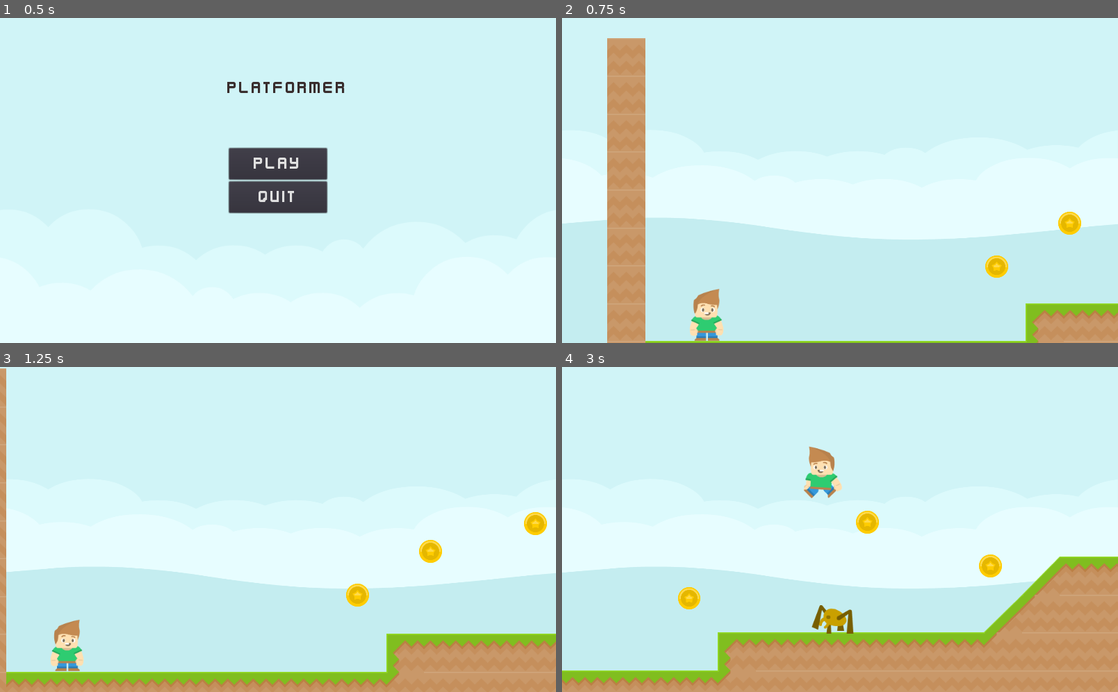
Above: before the commit, frames 1-4 (two rows, left to right).
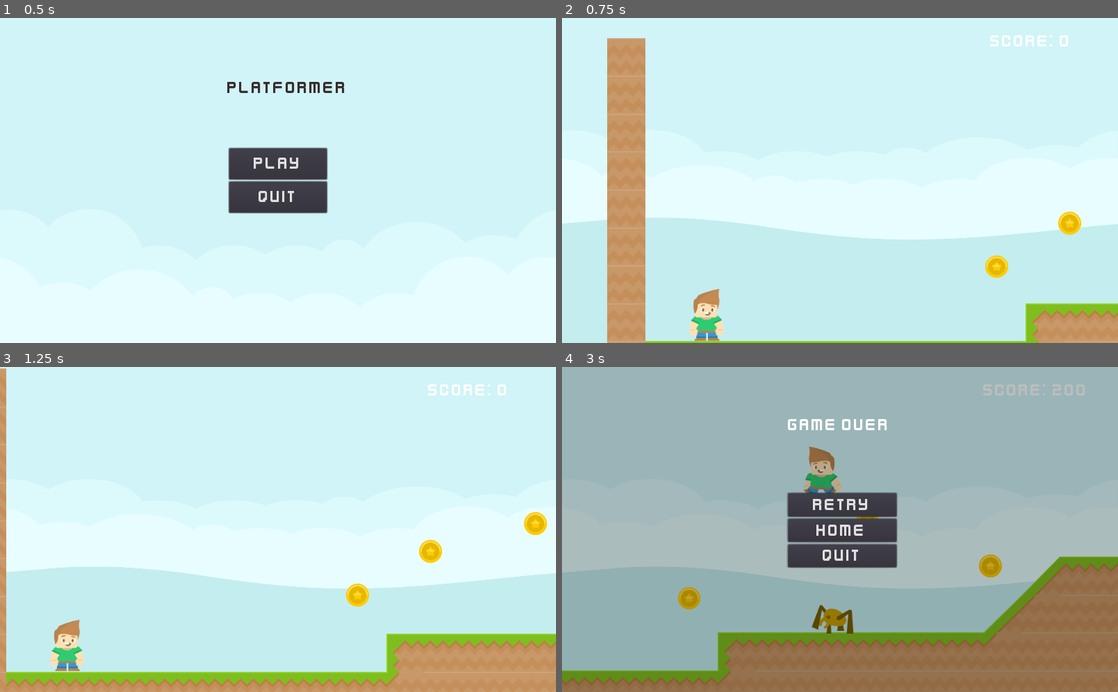
Above: after the commit, the same moments.

Repository: oussama4/platformer
Game: Godot game, scene res://scenes/ui/MainScreen.tscn
The game is run twice, just before and just after one commit, with the same random seed, the same clock (stepped at 60 frames per second) and the same inputs.
Inputs:
- Up to frame 1 (0.5 s): no input
- Up to frame 2 (0.75 s): click "Play" at 0.5 s
- Up to frame 3 (1.25 s): no input
- Up to frame 4 (3 s): hold Up (jump) 1.28-2.03 s; hold Right (move_right) 1.28-2.78 s; tap Up (jump) at 2.1, 2.27, 2.57 s; hold Left (move_left) from 2.78 s (still down); hold Up (jump) from 2.78 s (still down)

Frame 1 is identical in both runs. In frame 2, 0.2% of the frame differs, in the area x 77-91%, y 5-9%; in frame 3, 0.2%; in frame 4, 100%, in the area x 0-100%, y 0-100%.

Commit message:
add level ui and score

Diff:
--- a/project.godot
+++ b/project.godot
@@ -24,6 +24,10 @@
 run/main_scene="res://scenes/ui/MainScreen.tscn"
 config/icon="res://icon.png"
 
+[autoload]
+
+Global="*res://scripts/Global.gd"
+
 [display]
 
 window/stretch/mode="2d"
@@ -46,6 +50,11 @@
 "events": [ Object(InputEventKey,"resource_local_to_scene":false,"resource_name":"","device":0,"alt":false,"shift":false,"control":false,"meta":false,"command":false,"pressed":false,"scancode":16777232,"unicode":0,"echo":false,"script":null)
  ]
 }
+pause={
+"deadzone": 0.5,
+"events": [ Object(InputEventKey,"resource_local_to_scene":false,"resource_name":"","device":0,"alt":false,"shift":false,"control":false,"meta":false,"command":false,"pressed":false,"scancode":16777217,"unicode":0,"echo":false,"script":null)
+ ]
+}
 
 [layer_names]
 
--- a/scenes/Player.tscn
+++ b/scenes/Player.tscn
@@ -13,14 +13,14 @@
 "name": "idle",
 "speed": 5.0
 }, {
+"frames": [ ExtResource( 3 ) ],
+"loop": true,
+"name": "jump",
+"speed": 5.0
+}, {
 "frames": [ ExtResource( 2 ), ExtResource( 1 ) ],
 "loop": true,
 "name": "walk",
-"speed": 5.0
-}, {
-"frames": [ ExtResource( 3 ) ],
-"loop": true,
-"name": "jump",
 "speed": 5.0
 } ]
 
--- a/scenes/Portal.tscn
+++ b/scenes/Portal2d.tscn
@@ -22,7 +22,10 @@
 "values": [ Color( 0, 0, 0, 0 ), Color( 0, 0, 0, 1 ) ]
 }
 
-[node name="Portal" type="Area2D"]
+[node name="Portal2d" type="Area2D"]
+position = Vector2( 0, -160 )
+monitorable = false
+collision_layer = 0
 script = ExtResource( 2 )
 
 [node name="Sprite" type="Sprite" parent="."]
@@ -34,11 +37,12 @@
 shape = SubResource( 1 )
 
 [node name="CanvasLayer" type="CanvasLayer" parent="."]
-layer = 10
+layer = 2
 
 [node name="ColorRect" type="ColorRect" parent="CanvasLayer"]
 anchor_right = 1.0
 anchor_bottom = 1.0
+mouse_filter = 2
 color = Color( 0, 0, 0, 0 )
 __meta__ = {
 "_edit_use_anchors_": false
--- a/scenes/levels/Level01.tscn
+++ b/scenes/levels/Level01.tscn
@@ -1,11 +1,12 @@
-[gd_scene load_steps=18 format=2]
+[gd_scene load_steps=19 format=2]
 
 [ext_resource path="res://assets/sheet.png" type="Texture" id=1]
 [ext_resource path="res://scenes/Player.tscn" type="PackedScene" id=2]
 [ext_resource path="res://assets/background.png" type="Texture" id=3]
 [ext_resource path="res://scenes/Enemy.tscn" type="PackedScene" id=4]
 [ext_resource path="res://scenes/Coin.tscn" type="PackedScene" id=5]
-[ext_resource path="res://scenes/Portal.tscn" type="PackedScene" id=6]
+[ext_resource path="res://scenes/Portal2d.tscn" type="PackedScene" id=6]
+[ext_resource path="res://scenes/ui/LevelUI.tscn" type="PackedScene" id=7]
 
 [sub_resource type="ConvexPolygonShape2D" id=1]
 points = PoolVector2Array( 0, 0, 70, 0, 70, 70, 0, 70 )
@@ -265,6 +266,10 @@
 
 [node name="Level01" type="Node2D"]
 
+[node name="UILayer" type="CanvasLayer" parent="."]
+
+[node name="LevelUI" parent="UILayer" instance=ExtResource( 7 )]
+
 [node name="CanvasLayer" type="CanvasLayer" parent="."]
 layer = -1
 
@@ -299,6 +304,10 @@
 [node name="Camera2D" parent="Player" index="2"]
 limit_right = 5000
 
+[node name="Portal2d" parent="." instance=ExtResource( 6 )]
+position = Vector2( 4702.72, 216.932 )
+next_level = "res://scenes/levels/Level02.tscn"
+
 [node name="Coins" type="Node" parent="."]
 
 [node name="Coin" parent="Coins" instance=ExtResource( 5 )]
@@ -366,8 +375,6 @@
 [node name="Enemy5" parent="Enemies" instance=ExtResource( 4 )]
 position = Vector2( 3430.33, 389.862 )
 
-[node name="Portal" parent="." instance=ExtResource( 6 )]
-position = Vector2( 4672.72, 216.932 )
-next_level = "res://scenes/levels/Level02.tscn"
+[editable path="UILayer/LevelUI"]
 
 [editable path="Player"]
--- a/scenes/levels/Level02.tscn
+++ b/scenes/levels/Level02.tscn
@@ -1,10 +1,11 @@
-[gd_scene load_steps=18 format=2]
+[gd_scene load_steps=19 format=2]
 
 [ext_resource path="res://assets/sheet.png" type="Texture" id=1]
 [ext_resource path="res://scenes/Player.tscn" type="PackedScene" id=2]
 [ext_resource path="res://assets/background.png" type="Texture" id=3]
 [ext_resource path="res://scenes/Enemy.tscn" type="PackedScene" id=4]
 [ext_resource path="res://scenes/Coin.tscn" type="PackedScene" id=5]
+[ext_resource path="res://scenes/ui/LevelUI.tscn" type="PackedScene" id=6]
 
 [sub_resource type="ConvexPolygonShape2D" id=1]
 points = PoolVector2Array( 0, 0, 70, 0, 70, 70, 0, 70 )
@@ -300,7 +301,12 @@
 12/shapes = [  ]
 12/z_index = 0
 
-[node name="Level01" type="Node2D"]
+[node name="Level02" type="Node2D"]
+
+[node name="UILayer" type="CanvasLayer" parent="."]
+layer = 10
+
+[node name="LevelUI" parent="UILayer" instance=ExtResource( 6 )]
 
 [node name="CanvasLayer" type="CanvasLayer" parent="."]
 layer = -1
--- /dev/null
+++ b/scenes/ui/LevelUI.tscn
@@ -0,0 +1,124 @@
+[gd_scene load_steps=5 format=2]
+
+[ext_resource path="res://assets/default_theme.tres" type="Theme" id=1]
+[ext_resource path="res://scenes/ui/QuitButton.tscn" type="PackedScene" id=2]
+[ext_resource path="res://scenes/ui/ChangeSceneButton.tscn" type="PackedScene" id=3]
+[ext_resource path="res://scripts/ui/LevelUI.gd" type="Script" id=4]
+
+[node name="LevelUI" type="Control"]
+pause_mode = 2
+anchor_right = 1.0
+anchor_bottom = 1.0
+theme = ExtResource( 1 )
+script = ExtResource( 4 )
+__meta__ = {
+"_edit_use_anchors_": false
+}
+
+[node name="Score" type="Label" parent="."]
+anchor_left = 1.0
+anchor_right = 1.0
+margin_left = -248.0
+margin_top = 24.0
+margin_right = -72.0
+margin_bottom = 60.0
+text = "Score: %s"
+align = 1
+
+[node name="PauseOverlay" type="ColorRect" parent="."]
+visible = false
+anchor_right = 1.0
+anchor_bottom = 1.0
+mouse_filter = 2
+color = Color( 0, 0, 0, 0.254902 )
+__meta__ = {
+"_edit_use_anchors_": false
+}
+
+[node name="Title" type="Label" parent="PauseOverlay"]
+anchor_left = 0.5
+anchor_right = 0.5
+margin_left = -64.0
+margin_top = 88.0
+margin_right = 74.0
+margin_bottom = 124.0
+text = "Paused"
+align = 1
+__meta__ = {
+"_edit_use_anchors_": false
+}
+
+[node name="PauseMenu" type="VBoxContainer" parent="PauseOverlay"]
+anchor_left = 0.5
+anchor_top = 0.5
+anchor_right = 0.5
+anchor_bottom = 0.5
+margin_left = -96.0
+margin_top = -67.0
+margin_right = 102.0
+margin_bottom = 67.0
+
+[node name="ResumeButton" type="Button" parent="PauseOverlay/PauseMenu"]
+margin_right = 198.0
+margin_bottom = 42.0
+text = "Resume"
+
+[node name="HomeButton" parent="PauseOverlay/PauseMenu" instance=ExtResource( 3 )]
+text = "Home"
+next_scene = "res://scenes/ui/MainScreen.tscn"
+
+[node name="QuitButton" parent="PauseOverlay/PauseMenu" instance=ExtResource( 2 )]
+
+[node name="GameOverOverlay" type="ColorRect" parent="."]
+visible = false
+anchor_right = 1.0
+anchor_bottom = 1.0
+mouse_filter = 2
+color = Color( 0, 0, 0, 0.258824 )
+__meta__ = {
+"_edit_use_anchors_": false
+}
+
+[node name="Title" type="Label" parent="GameOverOverlay"]
+anchor_left = 0.5
+anchor_right = 0.5
+margin_left = -96.0
+margin_top = 88.0
+margin_right = 100.0
+margin_bottom = 124.0
+text = "Game Over"
+__meta__ = {
+"_edit_use_anchors_": false
+}
+
+[node name="GameOverMenu" type="VBoxContainer" parent="GameOverOverlay"]
+anchor_left = 0.5
+anchor_top = 0.5
+anchor_right = 0.5
+anchor_bottom = 0.5
+margin_left = -96.0
+margin_top = -67.0
+margin_right = 104.0
+margin_bottom = 67.0
+__meta__ = {
+"_edit_use_anchors_": false
+}
+
+[node name="RetryButton" type="Button" parent="GameOverOverlay/GameOverMenu"]
+margin_right = 200.0
+margin_bottom = 42.0
+text = "Retry"
+
+[node name="HomeButton" parent="GameOverOverlay/GameOverMenu" instance=ExtResource( 3 )]
+margin_top = 46.0
+margin_right = 200.0
+margin_bottom = 88.0
+text = "Home"
+next_scene = "res://scenes/ui/MainScreen.tscn"
+
+[node name="QuitButton" parent="GameOverOverlay/GameOverMenu" instance=ExtResource( 2 )]
+margin_top = 92.0
+margin_right = 200.0
+margin_bottom = 134.0
+[connection signal="button_up" from="PauseOverlay/PauseMenu/ResumeButton" to="." method="_on_Resume_button_up"]
+[connection signal="button_up" from="GameOverOverlay/GameOverMenu/RetryButton" to="." method="_on_Retry_button_up"]
--- a/scripts/Coin.gd
+++ b/scripts/Coin.gd
@@ -1,6 +1,9 @@
 extends Area2D
 
+
+export var score: = 100
 
 
 func _on_body_entered(body: Node) -> void:
 	$AnimationPlayer.play("fade_out")
+	Global.score += score
--- a/scripts/Enemy.gd
+++ b/scripts/Enemy.gd
@@ -1,6 +1,7 @@
 extends Actor
 
 
+export var score: = 200
 onready var anim_sprite: AnimatedSprite = $AnimatedSprite
 
 
@@ -32,3 +33,4 @@
 
 	$CollisionShape2D.set_deferred("disabled", true)
 	queue_free()
+	Global.score += score
--- /dev/null
+++ b/scripts/Global.gd
@@ -0,0 +1,19 @@
+extends Node
+
+
+var score: = 0 setget set_score
+var died: = false setget set_died
+
+signal score_updated
+signal player_died
+
+
+func set_score(value: int) -> void:
+	score = value
+	emit_signal("score_updated")
+
+
+func set_died(value: bool) -> void:
+	died = value
+	if value:
+		emit_signal("player_died")
--- a/scripts/Player.gd
+++ b/scripts/Player.gd
@@ -38,3 +38,4 @@
 	velocity.y = -stomp_impulse
 	yield(get_tree().create_timer(0.4), "timeout")
 	queue_free()
+	Global.died = true
--- /dev/null
+++ b/scripts/ui/LevelUI.gd
@@ -0,0 +1,47 @@
+extends Control
+
+
+var paused: = false setget set_paused
+
+onready var scene_tree: = get_tree()
+onready var pause_overlay: = $PauseOverlay
+onready var game_over_overlay: = $GameOverOverlay
+onready var score_label: = $Score
+
+
+func _ready() -> void:
+	Global.connect("score_updated", self, "update_ui")
+	Global.connect("player_died", self, "on_player_died")
+	update_ui()
+
+
+func update_ui() -> void:
+	score_label.text = "Score: %s" % Global.score
+
+
+func on_player_died() -> void:
+	self.paused = true
+	game_over_overlay.visible = true
+
+
+func _on_Resume_button_up() -> void:
+	self.paused = false
+	pause_overlay.visible = paused
+
+
+func _on_Retry_button_up() -> void:
+	self.paused = false
+	game_over_overlay.visible = paused
+	scene_tree.reload_current_scene()
+	Global.died = false
+
+
+func _unhandled_input(event: InputEvent) -> void:
+	if event.is_action_pressed("pause") and not Global.died:
+		self.paused = not paused
+		pause_overlay.visible = paused
+
+
+func set_paused(value: bool) -> void:
+	paused = value
+	scene_tree.paused = value
